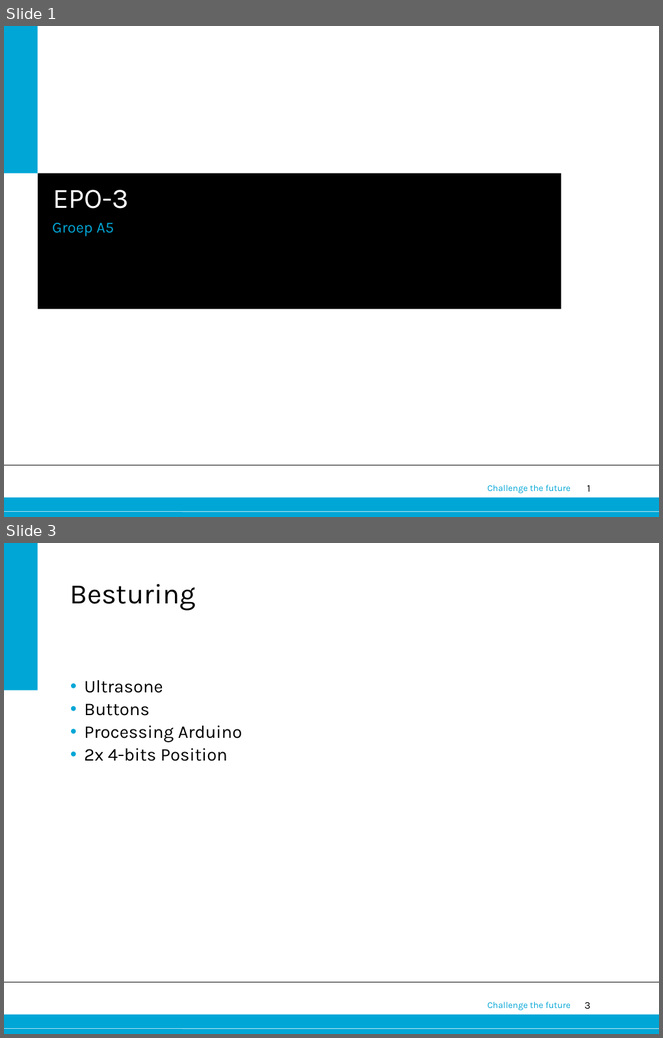
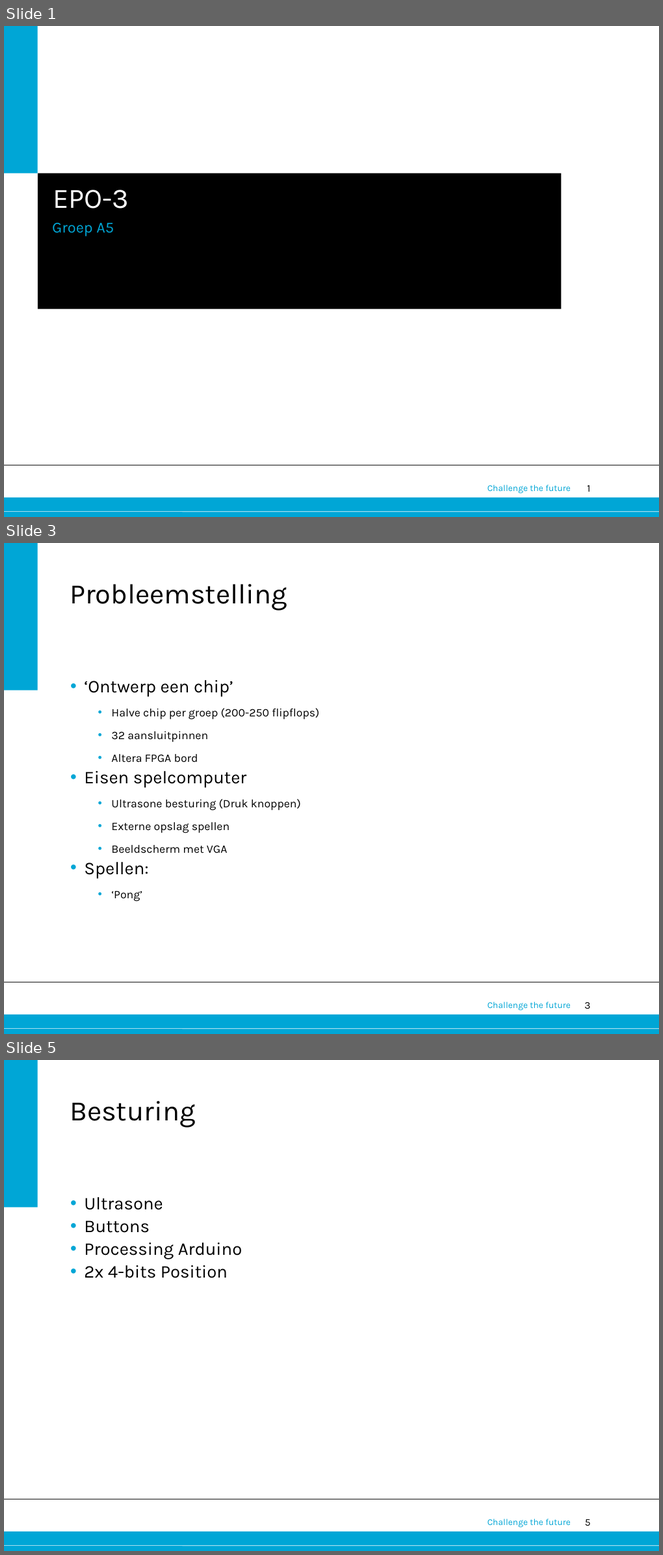
Before and after one commit to 0v3rf10w/epo3a5, a slide deck: procesverslagen/Presentatie/A5.pptx. Shown one above the other, each under a label of ours: slides 1 and 3 before the commit, slides 1, 3 and 5 after it; the slides between them are not shown. The pictures are 663x1038 and 663x1555 pixels, drawn with LibreOffice and Linux fonts; fonts in the diff are those of the drawing; background and template pictures are left out. Boxes give left, top, right and bottom in pixels: in the first picture for what was removed or moved away, otherwise in the second. Text is boxed around its words. In the diff, an @@ line names an element or a change of style, - is before the commit and + after.

```diff
--- a/procesverslagen/Presentatie/A5.pptx
+++ b/procesverslagen/Presentatie/A5.pptx
@@ slide 3 added at (4, 543, 659, 1034), background #FFFFFF; not listed: 6 template elements that a slide beside it also shows @@
@@ title added at (70, 584, 287, 611), 44 pt, text #000000 @@
+Probleemstelling
@@ text added at (84, 680, 319, 902), 18 pt, text #000000 @@
+• ‘Ontwerp een chip’
+  • Halve chip per groep (200-250 flipflops)
+  • 32 aansluitpinnen
+  • Altera FPGA bord
+• Eisen spelcomputer
+  • Ultrasone besturing (Druk knoppen)
+  • Externe opslag spellen
+  • Beeldscherm met VGA
+• Spellen:
+  • ‘Pong’
@@ what was slide 3 is now slide 5 @@
@@ page number at (585, 1520, 591, 1526): text changed @@
-3
+5
```
Also in this commit, not shown: 1 slide changed, 2 other slides added.
